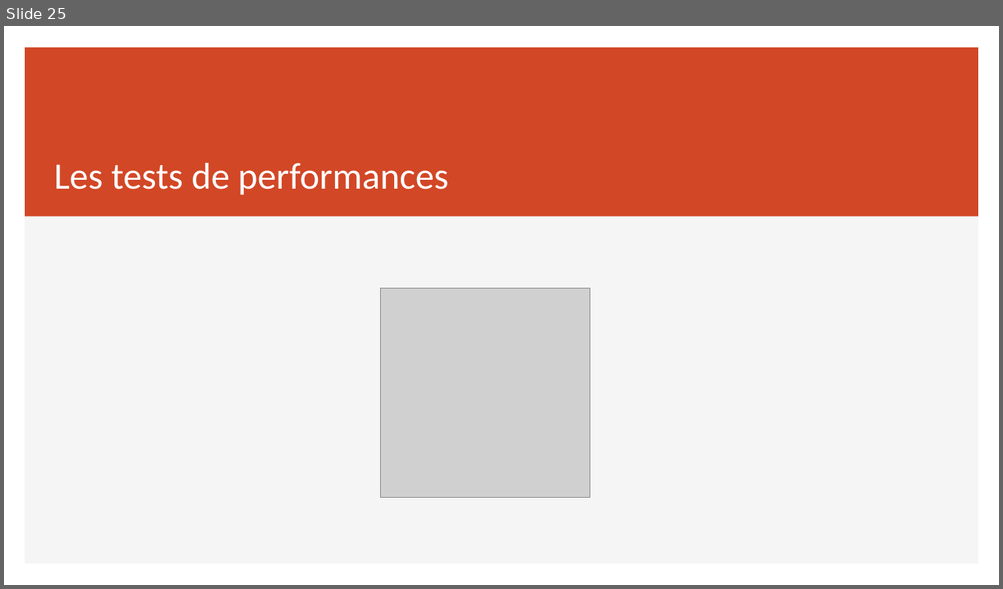
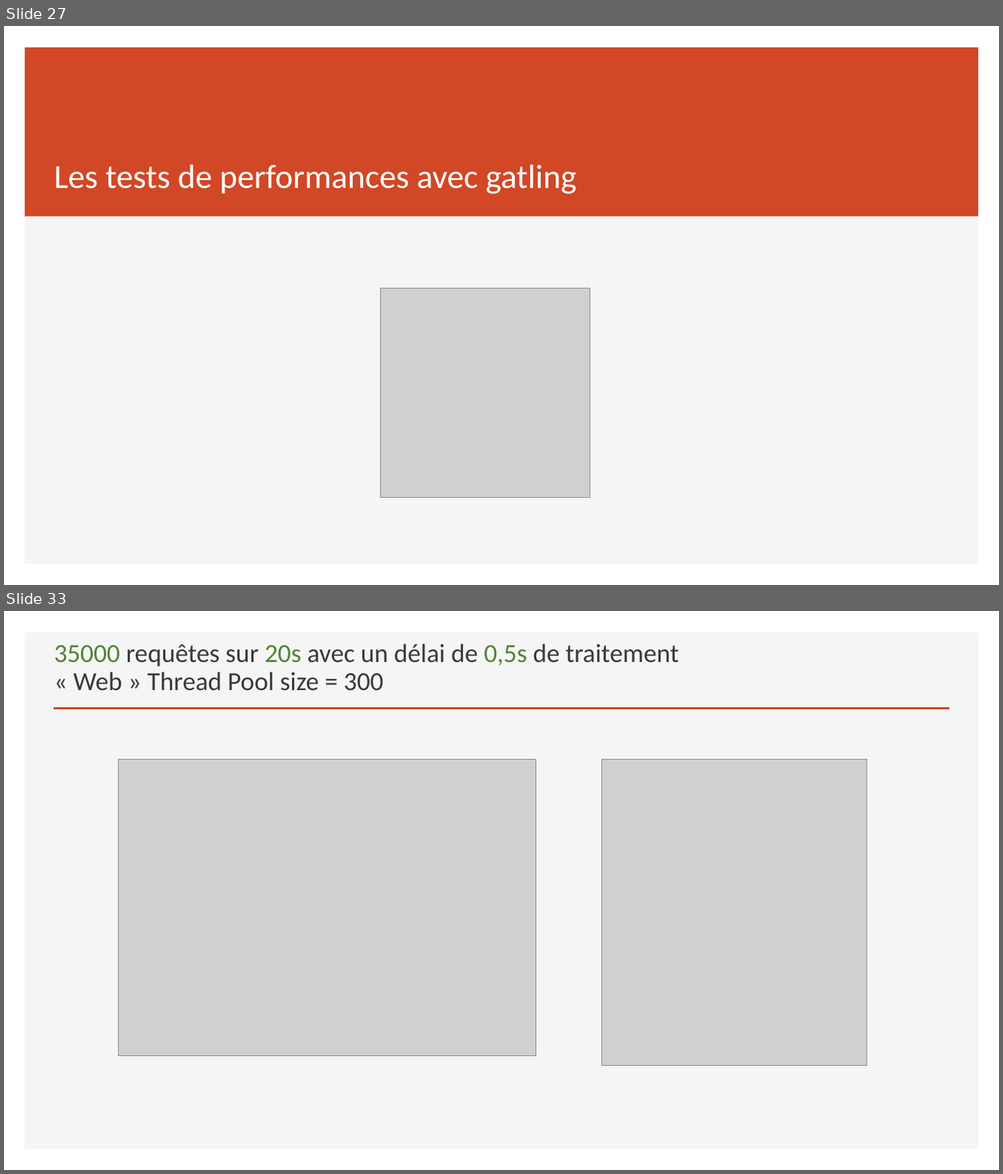
Before and after one commit to sebzuki/webflux-vs-web, a slide deck: REACTIVE.pptx. Shown one above the other, each under a label of ours: slide 25 before the commit, slides 27 and 33 after it; the slides between them are not shown. The pictures are 1003x589 and 1003x1174 pixels, drawn with LibreOffice and Linux fonts; fonts in the diff are those of the drawing; grey boxes stand for pictures. Boxes give left, top, right and bottom in pixels: in the first picture for what was removed or moved away, otherwise in the second. Text is boxed around its words. In the diff, an @@ line names an element or a change of style, - is before the commit and + after.

```diff
--- a/REACTIVE.pptx
+++ b/REACTIVE.pptx
@@ slide 33 added at (4, 611, 999, 1170), background #FFFFFF; not listed: 1 template element that a slide beside it also shows @@
@@ title added at (54, 644, 679, 691), 25.2 pt, text #3B3838 @@
+35000 requêtes sur 20s avec un délai de 0,5s de traitement
+« Web » Thread Pool size = 300
@@ line added from (54, 709) to (949, 709), #D24726 2 pt @@
@@ picture added at (118, 760, 535, 1056) @@
@@ picture added at (602, 760, 867, 1065) @@
@@ what was slide 25 is now slide 27 @@
@@ slide 27 changed as well @@
@@ title at (54, 164, 577, 194): text changed; size 36 to 32.4 pt @@
-Les tests de performances
+Les tests de performances avec gatling
```
Also in this commit, not shown: 6 other slides changed, 28 other slides added, 10 slides removed, 33 other files.
